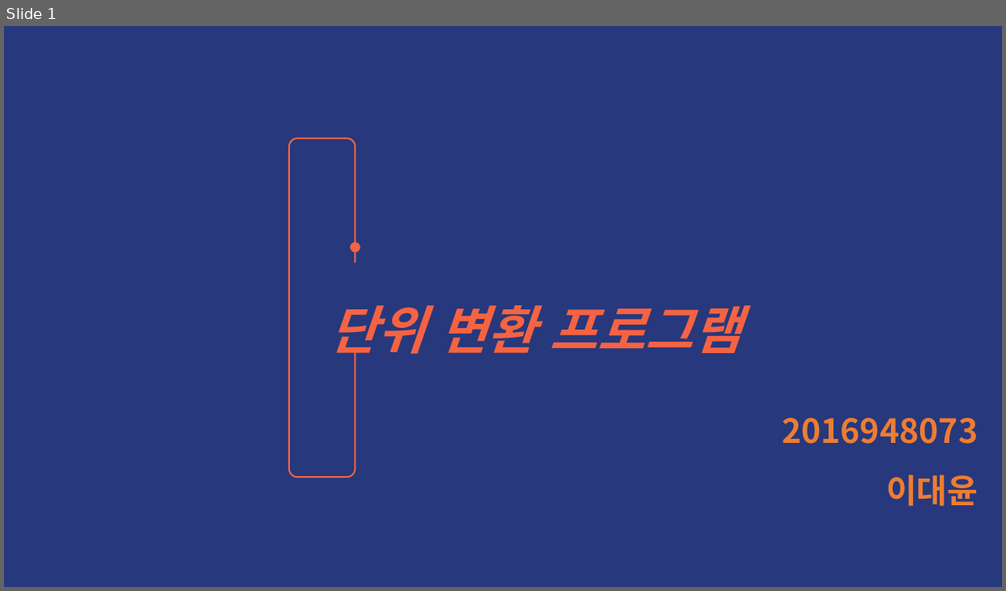
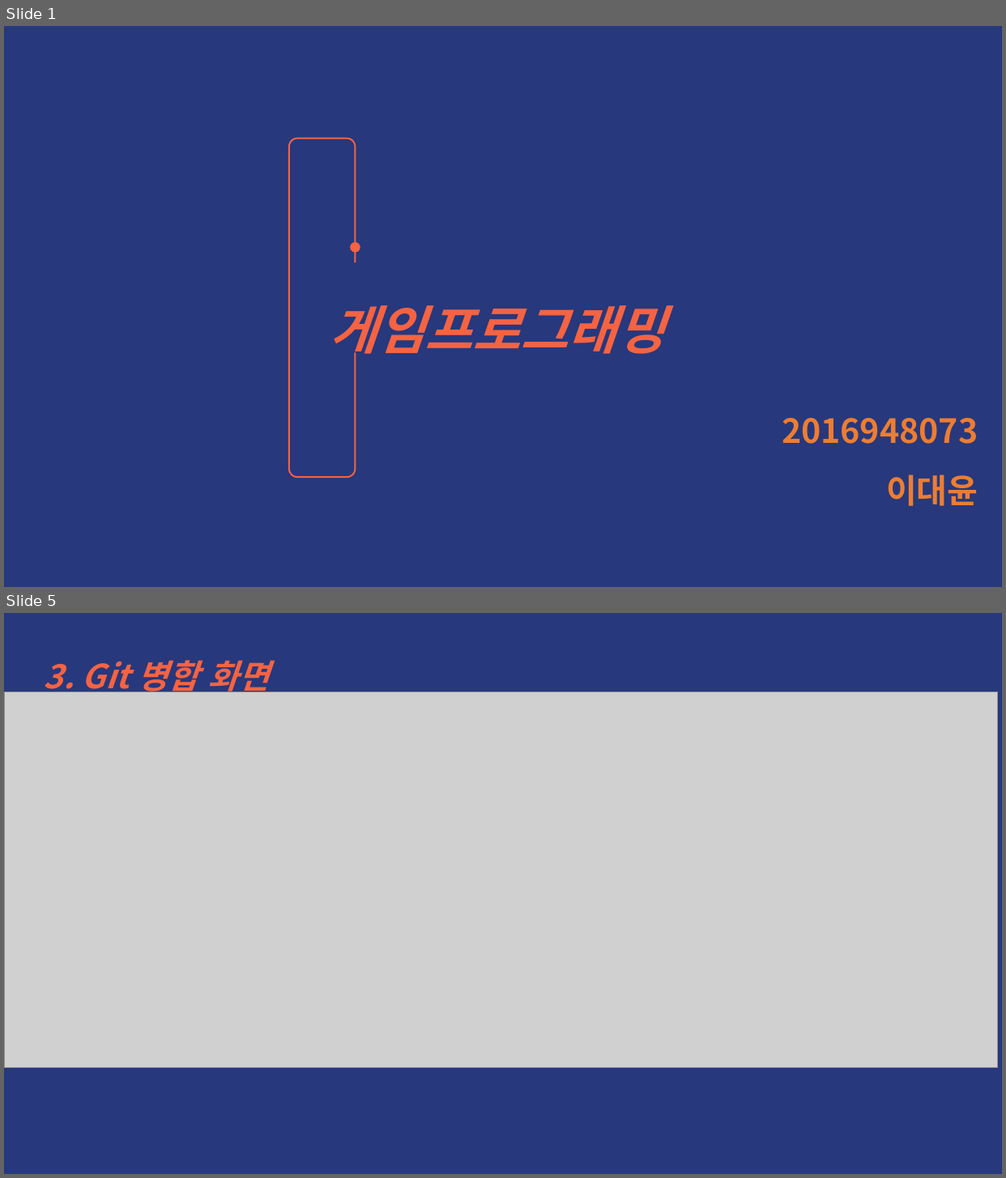
Before and after one commit to LeeDaeYun0313/gameprogramming, a slide deck: 2016948073 (이대윤).pptx. Shown one above the other, each under a label of ours: slide 1 before the commit, slides 1 and 5 after it; the slides between them are not shown. The pictures are 1006x591 and 1006x1178 pixels, drawn with LibreOffice and Linux fonts; fonts in the diff are those of the drawing; grey boxes stand for pictures. Boxes give left, top, right and bottom in pixels: in the first picture for what was removed or moved away, otherwise in the second. Text is boxed around its words. In the diff, an @@ line names an element or a change of style, - is before the commit and + after.

Commit message:
12월7일 발표 ppt
유니티게임

```diff
--- a/2016948073 (이대윤).pptx
+++ b/2016948073 (이대윤).pptx
@@ slide 5 added at (x1=4, y1=613, x2=1002, y2=1174), background #27387D @@
@@ text added at (x1=44, y1=660, x2=269, y2=697), 32 pt, text none, bold, italic @@
+3. Git 병합 화면
@@ picture added at (x1=4, y1=692, x2=998, y2=1067) @@
@@ slide 1 changed as well @@
@@ text at (x1=330, y1=305, x2=664, y2=363): text changed @@
-단위 변환 프로그램
+게임프로그래밍
```
Also in this commit, not shown: 1 other slide changed, 6 other slides added, 7 slides removed.
